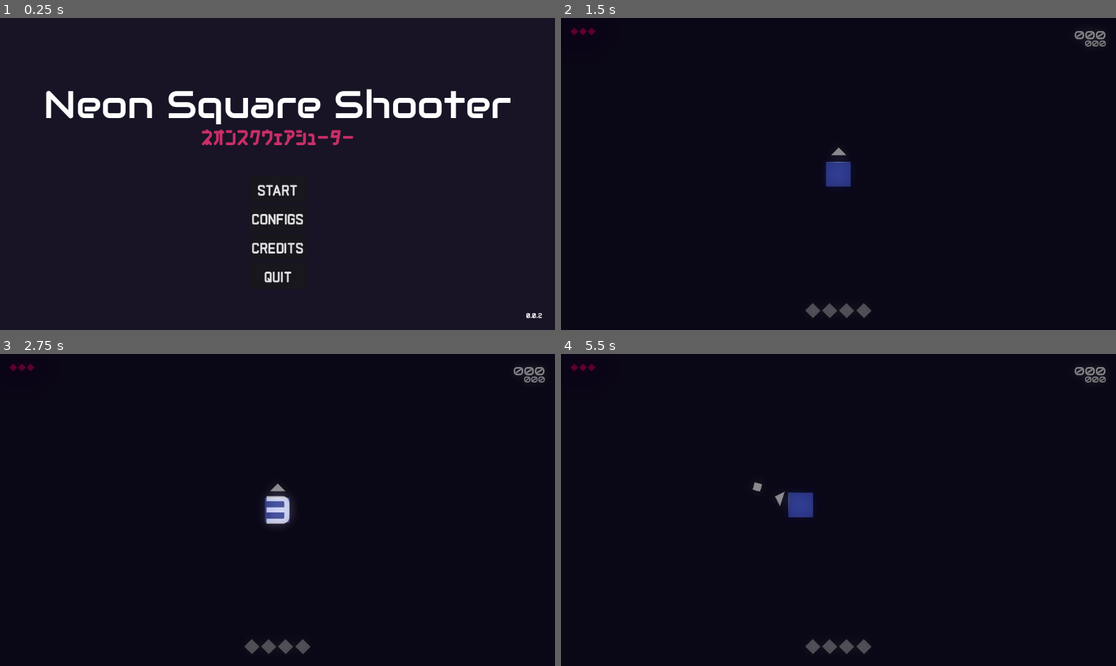
Above: before the commit, frames 1-4 (two rows, left to right).
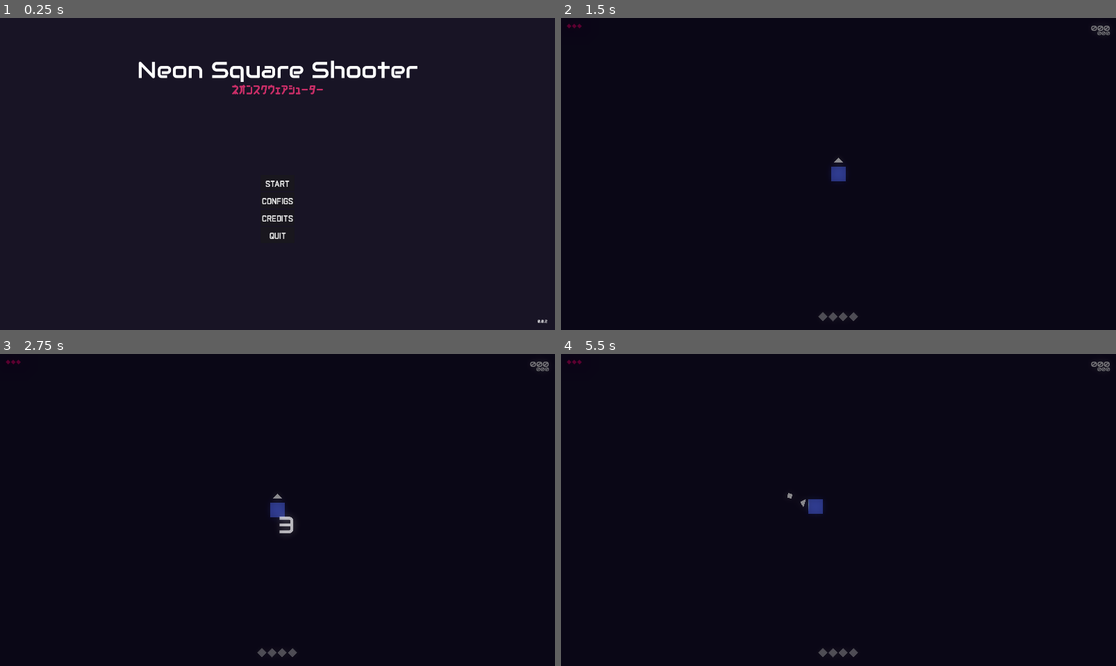
Above: after the commit, the same moments.

Repository: matheusmondenez/my-first-platform-game
Game: Godot game, scene res://wave_shooter/ui/main_menu.tscn
The game is run twice, just before and just after one commit, with the same random seed, the same clock (stepped at 60 frames per second) and the same inputs.
Inputs (mouse positions are in pixels of both pictures, inside the frame that each line leads up to):
- Up to frame 1 (0.25 s): no input
- Up to frame 2 (1.5 s): click "START" at 0.5 s; tap Enter at 1.25 s; move the mouse to (960, 158) at 1.27 s; press the mouse at (960, 158) at 1.28 s; hold D (right) from 1.28 s (still down)
- Up to frame 3 (2.75 s): keep holding D (right); tap W (up) at 1.52, 1.55, 1.82, 2.1, 2.27, 2.57 s; move the mouse to (166, 525) at 2.02 s; release the mouse at (166, 525) at 2.03 s; click (166, 525) at 2.3 s
- Up to frame 4 (5.5 s): move the mouse to (894, 441) at 2.77 s; release D (right) at 2.78 s; hold A (left) 2.78-3.53 s; tap Space (dash) at 2.85, 3.5 s; tap W (up) at 3.05, 3.77, 4.07, 4.52, 4.55, 4.82, 5.27 s; move the mouse to (810, 572) at 3.52 s; hold D (right) 3.53-5.03 s; click (810, 572) at 3.6 s; tap Enter at 4.25 s; move the mouse to (1005, 556) at 4.27 s; hold Tab (toggle_auto_shot) 4.28-5.03 s; tap Escape (pause) at 4.9 s; move the mouse to (672, 463) at 5.02 s; hold A (left) from 5.03 s (still down); click (672, 463) at 5.1 s

The runs differ from the first frame. In frame 1, 6.0% of the frame differs, in the area x 8-99%, y 13-98%; in frame 2, 0.9%; in frame 3, 1.1%; in frame 4, 1.1%.

Commit message:
implements enemy shot

Diff:
--- a/project.godot
+++ b/project.godot
@@ -24,6 +24,9 @@
 
 [display]
 
+window/size/viewport_width=1920
+window/size/viewport_height=1080
+window/size/mode=3
 mouse_cursor/custom_image="res://wave_shooter/assets/ui/aim.png"
 mouse_cursor/custom_image_hotspot=Vector2(24, 24)
 
--- a/wave_shooter/entities/enemies/base_enemy.gd
+++ b/wave_shooter/entities/enemies/base_enemy.gd
@@ -1,6 +1,7 @@
 class_name BaseEnemy extends Polygon2D
 
 const BLOOD_TSCN: PackedScene = preload("res://wave_shooter/fx/blood.tscn")
+const PROJECTILE_TSCN: PackedScene = preload("res://wave_shooter/entities/projectile/projectile.tscn")
 
 @export_category("Stats")
 @export var stats: BaseEnemyStats
@@ -11,6 +12,7 @@
 
 var direction: Vector2 = Vector2.ZERO
 var is_stunned: bool = false
+var can_shoot: bool = true
 
 #region lifecicle
 func _ready() -> void:
@@ -20,6 +22,11 @@
 #region _process
 func _process(delta: float) -> void:
 	chase_player(delta)
+	if can_shoot:
+		can_shoot = false
+		await get_tree().create_timer(2).timeout
+		shoot()
+		can_shoot = true
 	if stats.life <= 0 and Global.parent_node_creation:
 		die()
 #endregion
@@ -31,6 +38,12 @@
 	elif is_stunned:
 		direction = lerp(direction, Vector2.ZERO, 0.3)
 	global_position += direction * stats.speed * delta # Verifiar a necessidade de normalizar o vetor de direction
+
+func shoot() -> void:
+	var projectile = PROJECTILE_TSCN.instantiate()
+	projectile.target = Global.player.global_position
+	projectile.origin = "Enemy"
+	add_child(projectile)
 
 func die() -> void:
 	if Global.camera:
@@ -45,10 +58,10 @@
 func _on_area_2d_area_entered(area: Area2D) -> void:
 	if area.is_in_group("damage") and not is_stunned:
 		var shot = area.get_parent()
-		if shot is Polygon2D and shot.name != "Shield": # Projectile is Polygon2D
+		if shot.origin == "Player" and shot is Polygon2D and shot.name != "Shield": # Projectile is Polygon2D
 			stats.life -= shot.power # Bug porque o shield tá entrando aqui
 		else: # SweepShot is Sprite2D
-			if shot.name != "Shield":
+			if shot.name != "Shield" and shot.origin == "Player":
 				stats.life -= shot.props.power
 		is_stunned = true
 		color = Color.WHITE
@@ -57,7 +70,7 @@
 			direction = -direction * 60000
 		else:
 			direction = -direction * stats.knockback_force
-		if shot is Polygon2D and shot.name != "Shield" && not shot.pierce:
+		if shot is Polygon2D and shot.name != "Shield" && not shot.pierce && shot.origin == "Player":
 			area.get_parent().queue_free()
 		$Timer.start()
 
--- a/wave_shooter/entities/player/player.gd
+++ b/wave_shooter/entities/player/player.gd
@@ -63,7 +63,7 @@
 
 func move(delta) -> void:
 	direction = Input.get_vector("left", "right", "up", "down")
-	global_position = Vector2(clamp(global_position.x, 24, 1127), clamp(global_position.y, 24, 624))
+	global_position = Vector2(clamp(global_position.x, 25, 1895), clamp(global_position.y, 25, 1055))
 	global_position += speed * direction * delta
 
 func dash(delta) -> void:
--- a/wave_shooter/entities/projectile/projectile.gd
+++ b/wave_shooter/entities/projectile/projectile.gd
@@ -5,6 +5,8 @@
 var unique_direction: bool = true
 var angle: int = 0
 var power: int = 1
+var origin: String = "Player"
+var target: Vector2 = Vector2.ZERO
 var pierce: bool = false
 
 func _ready() -> void:
@@ -12,7 +14,10 @@
 
 func _process(delta: float) -> void:
 	if unique_direction:
-		look_at(get_global_mouse_position())
+		if origin == "Player":
+			look_at(get_global_mouse_position())
+		else:
+			look_at(target)
 		unique_direction = false
 	global_position += move.rotated(rotation - angle) * speed * delta
 
--- a/wave_shooter/levels/arena.gd
+++ b/wave_shooter/levels/arena.gd
@@ -30,7 +30,7 @@
 
 func wave_cleared() -> void:
 	var wave_cleared = WAVE_CLEARED_TSCN.instantiate()
-	wave_cleared.position = Vector2(1152/2, 648/2)
+	wave_cleared.position = Vector2(1920/2, 1080/2) # Rever solução
 	add_child(wave_cleared)
 
 func _on_enemy_spawn_timer_timeout() -> void:
--- a/wave_shooter/levels/arena.tscn
+++ b/wave_shooter/levels/arena.tscn
@@ -20,7 +20,7 @@
 environment = SubResource("Environment_sgqdw")
 
 [node name="Player" parent="." instance=ExtResource("1_0xoxs")]
-position = Vector2(576, 325)
+position = Vector2(960, 540)
 
 [node name="EnemySpawnTimer" type="Timer" parent="."]
 wait_time = 3.0
@@ -39,19 +39,27 @@
 [node name="UI" type="Node2D" parent="."]
 
 [node name="CountDown" parent="UI" instance=ExtResource("2_575tc")]
-offset_right = 1152.0
-offset_bottom = 648.0
+anchors_preset = 0
+anchor_right = 0.0
+anchor_bottom = 0.0
+offset_right = 1920.0
+offset_bottom = 1080.0
+grow_horizontal = 1
+grow_vertical = 1
 
 [node name="HUD" parent="UI" instance=ExtResource("4_xjdad")]
+offset_right = 1920.0
+offset_bottom = 1080.0
 
 [node name="Pause" parent="UI" instance=ExtResource("5_abl1j")]
-offset_left = 576.0
-offset_top = 324.0
-offset_right = 576.0
-offset_bottom = 324.0
+visible = false
+offset_left = 960.0
+offset_top = 540.0
+offset_right = 960.0
+offset_bottom = 540.0
 
 [node name="Camera" type="Camera2D" parent="."]
-position = Vector2(576, 324)
+position = Vector2(960, 540)
 script = ExtResource("5_nfxav")
 
 [node name="Timer" type="Timer" parent="Camera"]
--- a/wave_shooter/ui/count_down.gd
+++ b/wave_shooter/ui/count_down.gd
@@ -26,4 +26,4 @@
 func reset_tween() -> void:
 	$Counter.modulate.a = 1
 	$Counter.scale = Vector2(1, 1)
-	$Counter.position = Vector2(528, 242)
+	$Counter.position = Vector2(1920/2, 1080/2)
--- a/wave_shooter/ui/hud.tscn
+++ b/wave_shooter/ui/hud.tscn
@@ -5,7 +5,7 @@
 [ext_resource type="Texture2D" uid="uid://clo8m86lf2b05" path="res://wave_shooter/assets/icons/auto.svg" id="5_xekvb"]
 
 [sub_resource type="RectangleShape2D" id="RectangleShape2D_cqxq1"]
-size = Vector2(69, 38)
+size = Vector2(72, 40)
 
 [sub_resource type="RectangleShape2D" id="RectangleShape2D_vjnuk"]
 size = Vector2(104, 31)
@@ -14,17 +14,18 @@
 size = Vector2(144, 32)
 
 [node name="HUD" type="Control"]
-custom_minimum_size = Vector2(1152, 648)
+custom_minimum_size = Vector2(1920, 1080)
 layout_mode = 3
-anchors_preset = 0
-offset_right = 1152.0
-offset_bottom = 648.0
+anchors_preset = 15
+anchor_right = 1.0
+anchor_bottom = 1.0
+grow_horizontal = 2
+grow_vertical = 2
 size_flags_horizontal = 4
 script = ExtResource("1_1ajeg")
 
 [node name="Score" type="Control" parent="."]
 layout_mode = 1
-anchors_preset = 15
 anchor_right = 1.0
 anchor_bottom = 1.0
 grow_horizontal = 2
@@ -32,10 +33,10 @@
 
 [node name="Area" type="Area2D" parent="Score"]
 visible = false
-position = Vector2(1065, 20)
+position = Vector2(1834, 20)
 
 [node name="Shape" type="CollisionShape2D" parent="Score/Area"]
-position = Vector2(32.5, 23)
+position = Vector2(34, 24)
 shape = SubResource("RectangleShape2D_cqxq1")
 
 [node name="PointsContainer" type="VBoxContainer" parent="Score"]
@@ -196,16 +197,16 @@
 [node name="Markers" type="Node2D" parent="Skills"]
 
 [node name="SkillMarker1" type="Marker2D" parent="Skills/Markers"]
-position = Vector2(523, 592)
+position = Vector2(906, 1018)
 
 [node name="SkillMarker2" type="Marker2D" parent="Skills/Markers"]
-position = Vector2(558, 592)
+position = Vector2(941, 1018)
 
 [node name="SkillMarker3" type="Marker2D" parent="Skills/Markers"]
-position = Vector2(593, 592)
+position = Vector2(976, 1018)
 
 [node name="SkillMarker4" type="Marker2D" parent="Skills/Markers"]
-position = Vector2(629, 592)
+position = Vector2(1012, 1018)
 
 [connection signal="area_entered" from="Score/Area" to="." method="_on_points_area_entered"]
 [connection signal="area_exited" from="Score/Area" to="." method="_on_points_area_exited"]
--- a/wave_shooter/ui/pause.gd
+++ b/wave_shooter/ui/pause.gd
@@ -16,3 +16,6 @@
 func resume() -> void:
 	visible = false
 	get_tree().paused = false
+
+func _on_quit_button_pressed() -> void:
+	get_tree().quit()
--- a/wave_shooter/ui/pause.tscn
+++ b/wave_shooter/ui/pause.tscn
@@ -23,19 +23,28 @@
 grow_vertical = 2
 color = Color(0, 0, 0, 0.501961)
 
-[node name="Label" type="Label" parent="."]
+[node name="Container" type="VBoxContainer" parent="."]
 layout_mode = 1
 anchors_preset = 8
 anchor_left = 0.5
 anchor_top = 0.5
 anchor_right = 0.5
 anchor_bottom = 0.5
-offset_left = -20.0
-offset_top = -11.5
-offset_right = 20.0
-offset_bottom = 11.5
+offset_left = -98.5
+offset_top = -52.5
+offset_right = 98.5
+offset_bottom = 52.5
 grow_horizontal = 2
 grow_vertical = 2
+
+[node name="Label" type="Label" parent="Container"]
+layout_mode = 2
 theme_override_fonts/font = ExtResource("1_rvxm2")
 theme_override_font_sizes/font_size = 72
 text = "Paused"
+
+[node name="QuitButton" type="Button" parent="Container"]
+layout_mode = 2
+text = "QUIT"
+
+[connection signal="pressed" from="Container/QuitButton" to="." method="_on_quit_button_pressed"]
--- a/wave_shooter/ui/wave_cleared.tscn
+++ b/wave_shooter/ui/wave_cleared.tscn
@@ -12,9 +12,7 @@
 anchor_bottom = 1.0
 grow_horizontal = 2
 grow_vertical = 2
-size_flags_horizontal = 3
 script = ExtResource("1_msbla")
-metadata/_edit_use_anchors_ = true
 
 [node name="Overlay" type="ColorRect" parent="."]
 layout_mode = 1
@@ -33,20 +31,23 @@
 anchor_right = 0.5
 anchor_bottom = 0.5
 offset_left = -272.0
-offset_top = -46.5
+offset_top = -64.0
 offset_right = 272.0
-offset_bottom = 46.5
+offset_bottom = 64.0
 grow_horizontal = 2
 grow_vertical = 2
 
 [node name="Label" type="Label" parent="GeneralContainer"]
 layout_mode = 2
+size_flags_horizontal = 4
 theme_override_fonts/font = ExtResource("1_m7xem")
 theme_override_font_sizes/font_size = 72
 text = "Wave Cleared"
 
 [node name="SkillsContainer" type="HBoxContainer" parent="GeneralContainer"]
 layout_mode = 2
+size_flags_horizontal = 4
+size_flags_vertical = 4
 alignment = 1
 
 [node name="ButtonSkill1" type="Button" parent="GeneralContainer/SkillsContainer"]
